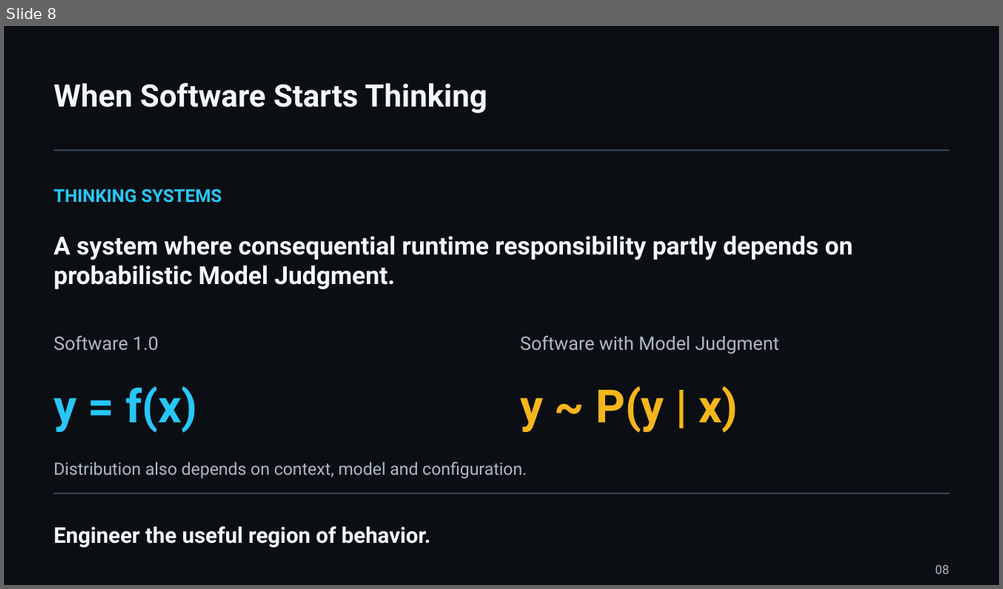
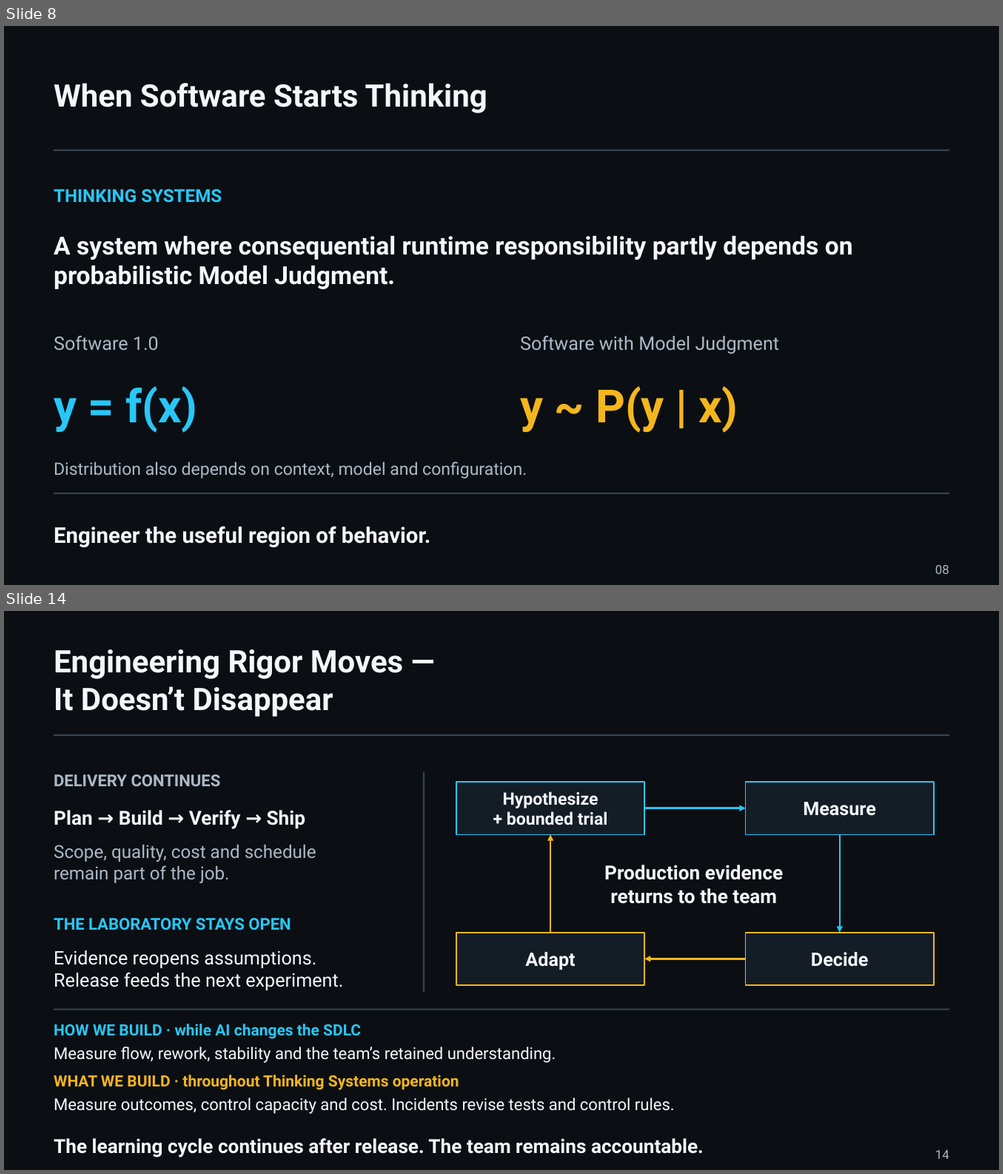
Before and after one commit to UncertaintyArchitectureGroup/uncertainty-architecture, a slide deck: assets/presentations/pmday-2026/ai-changes-both-sides.pptx. Shown one above the other, each under a label of ours: slide 8 before the commit, slides 8 and 14 after it; the slides between them are not shown. The pictures are 1003x589 and 1003x1174 pixels, drawn with LibreOffice and Linux fonts; fonts in the diff are those of the drawing. Boxes give left, top, right and bottom in pixels: in the first picture for what was removed or moved away, otherwise in the second. Text is boxed around its words. In the diff, an @@ line names an element or a change of style, - is before the commit and + after.

```diff
--- a/assets/presentations/pmday-2026/ai-changes-both-sides.pptx
+++ b/assets/presentations/pmday-2026/ai-changes-both-sides.pptx
@@ slide 14 added at (4, 611, 999, 1170), background #0B0F14 @@
@@ text added at (54, 649, 403, 717), 30 pt, text #F4F7FA, bold @@
+Engineering Rigor Moves —
+It Doesn’t Disappear
@@ line added from (54, 735) to (949, 735), #344454 1.5 pt @@
@@ text added at (54, 775, 221, 786), 15.8 pt, text #ADB8C5, bold @@
+DELIVERY CONTINUES
@@ line added from (424, 772) to (424, 992), #344454 1.5 pt @@
@@ rectangle added at (456, 782, 644, 834), fill #141C26, outline #28C7F7 1.13 pt @@
@@ rectangle added at (745, 782, 933, 834), fill #141C26, outline #28C7F7 1.13 pt @@
@@ text added at (54, 810, 305, 829), 18.8 pt, text #F4F7FA, bold @@
+Plan → Build → Verify → Ship
@@ text added at (503, 792, 608, 826), 16.5 pt, text #F4F7FA, bold @@
+Hypothesize
++ bounded trial
@@ arrow added from (644, 809) to (745, 809), #28C7F7 1.73 pt @@
@@ text added at (802, 802, 876, 816), 18 pt, text #F4F7FA, bold @@
+Measure
@@ text added at (54, 845, 316, 883), 17.2 pt, text #ADB8C5 @@
+Scope, quality, cost and schedule
+remain part of the job.
@@ arrow added from (550, 933) to (550, 834), #F5B61C 1.73 pt @@
@@ arrow added from (839, 834) to (839, 933), #28C7F7 1.73 pt @@
@@ text added at (604, 865, 783, 904), 18.8 pt, text #F4F7FA, bold @@
+Production evidence
+returns to the team
@@ text added at (54, 918, 290, 931), 15.8 pt, text #28C7F7, bold @@
+THE LABORATORY STAYS OPEN
@@ rectangle added at (456, 933, 644, 985), fill #141C26, outline #F5B61C 1.13 pt @@
@@ rectangle added at (745, 933, 933, 985), fill #141C26, outline #F5B61C 1.13 pt @@
@@ text added at (54, 951, 343, 991), 18 pt, text #F4F7FA @@
+Evidence reopens assumptions.
+Release feeds the next experiment.
@@ text added at (525, 952, 575, 970), 18 pt, text #F4F7FA, bold @@
+Adapt
@@ arrow added from (745, 960) to (644, 960), #F5B61C 1.73 pt @@
@@ text added at (811, 952, 868, 967), 18 pt, text #F4F7FA, bold @@
+Decide
@@ line added from (54, 1009) to (949, 1009), #344454 1.5 pt @@
@@ text added at (54, 1024, 361, 1039), 15 pt, text #28C7F7, bold @@
+HOW WE BUILD · while AI changes the SDLC
@@ text added at (54, 1047, 556, 1063), 15.8 pt, text #F4F7FA @@
+Measure flow, rework, stability and the team’s retained understanding.
@@ text added at (54, 1075, 459, 1091), 15 pt, text #F5B61C, bold @@
+WHAT WE BUILD · throughout Thinking Systems operation
@@ text added at (54, 1098, 674, 1114), 15.8 pt, text #F4F7FA @@
+Measure outcomes, control capacity and cost. Incidents revise tests and control rules.
@@ text added at (54, 1139, 703, 1158), 18.8 pt, text #F4F7FA, bold @@
+The learning cycle continues after release. The team remains accountable.
@@ text added at (935, 1150, 949, 1159), 12 pt, text #ADB8C5 @@
+14
```
Also in this commit, not shown: 4 slides changed, 1 other slide added, 2 slides removed, 8 other files.
